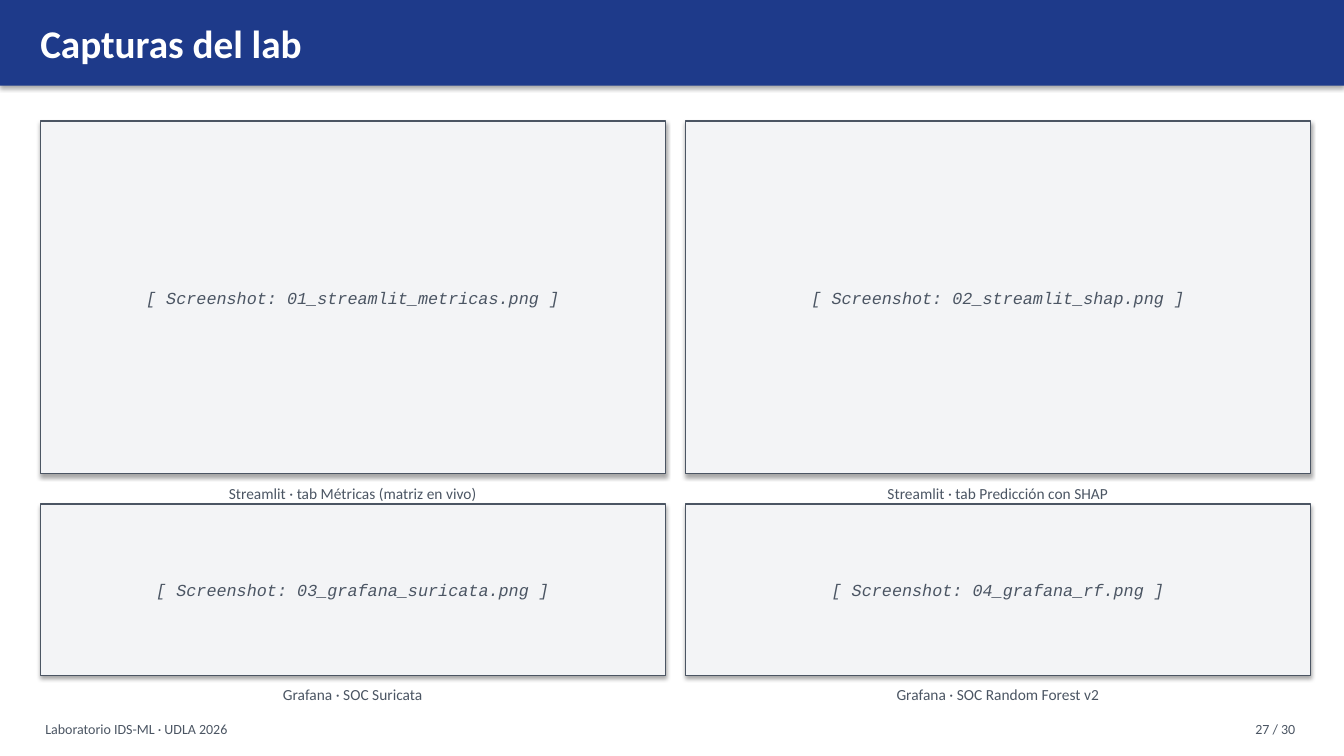
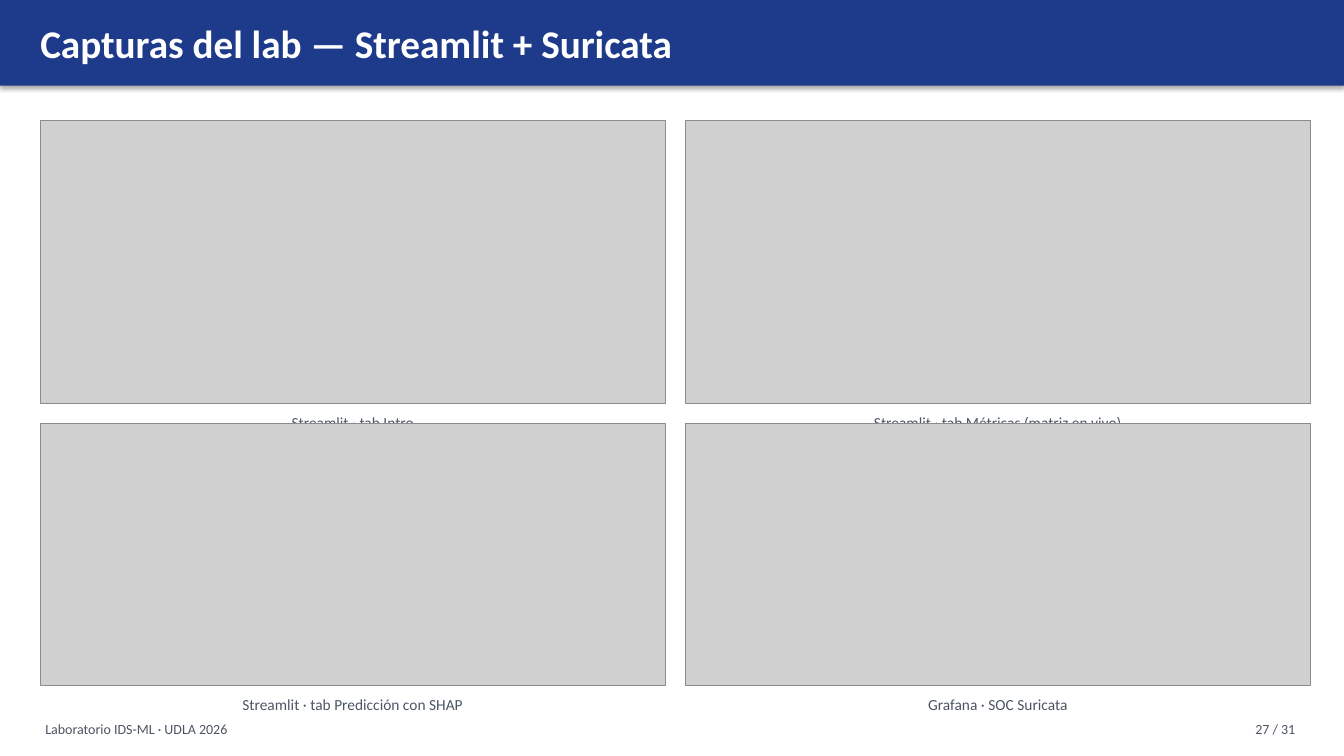
Before and after one commit to exe-keppler/ML-Lab-Capston, a slide deck: slide 27 of Presentacion/exports/Laboratorio-IDS-ML.pptx. Drawn at 1344x756 pixels with LibreOffice and Linux fonts; fonts in the diff are those of the drawing; grey boxes stand for pictures. Boxes give left, top, right and bottom in pixels: in the first picture for what was removed or moved away, otherwise in the second. Text is boxed around its words. In the diff, an @@ line names an element or a change of style, - is before the commit and + after.

```diff
--- a/Presentacion/exports/Laboratorio-IDS-ML.pptx
+++ b/Presentacion/exports/Laboratorio-IDS-ML.pptx
@@ text in rectangle at box(40, 30, 672, 64): text changed @@
-Capturas del lab
+Capturas del lab — Streamlit + Suricata
@@ rectangle removed at box(40, 121, 665, 474) @@
-[ Screenshot: 01_streamlit_metricas.png ]
@@ picture added at box(40, 121, 665, 403) @@
@@ rectangle removed at box(686, 121, 1311, 474) @@
-[ Screenshot: 02_streamlit_shap.png ]
@@ picture added at box(686, 121, 1311, 403) @@
@@ text at box(292, 415, 413, 424): text changed @@
-Streamlit · tab Métricas (matriz en vivo)
+Streamlit · tab Intro
@@ text at box(874, 415, 1121, 424): text changed @@
-Streamlit · tab Predicción con SHAP
+Streamlit · tab Métricas (matriz en vivo)
@@ picture added at box(40, 423, 665, 686) @@
@@ picture added at box(686, 423, 1311, 686) @@
@@ rectangle removed at box(40, 504, 665, 676) @@
-[ Screenshot: 03_grafana_suricata.png ]
@@ rectangle removed at box(686, 504, 1311, 676) @@
-[ Screenshot: 04_grafana_rf.png ]
@@ text at box(242, 699, 463, 710): text changed @@
-Grafana · SOC Suricata
+Streamlit · tab Predicción con SHAP
@@ text at box(928, 699, 1067, 710): text changed @@
-Grafana · SOC Random Forest v2
+Grafana · SOC Suricata
@@ text at box(1255, 725, 1295, 734): text changed @@
-27 / 30
+27 / 31
```
Also in this commit, not shown: 22 other slides changed, 1 slide added, 10 other files.
